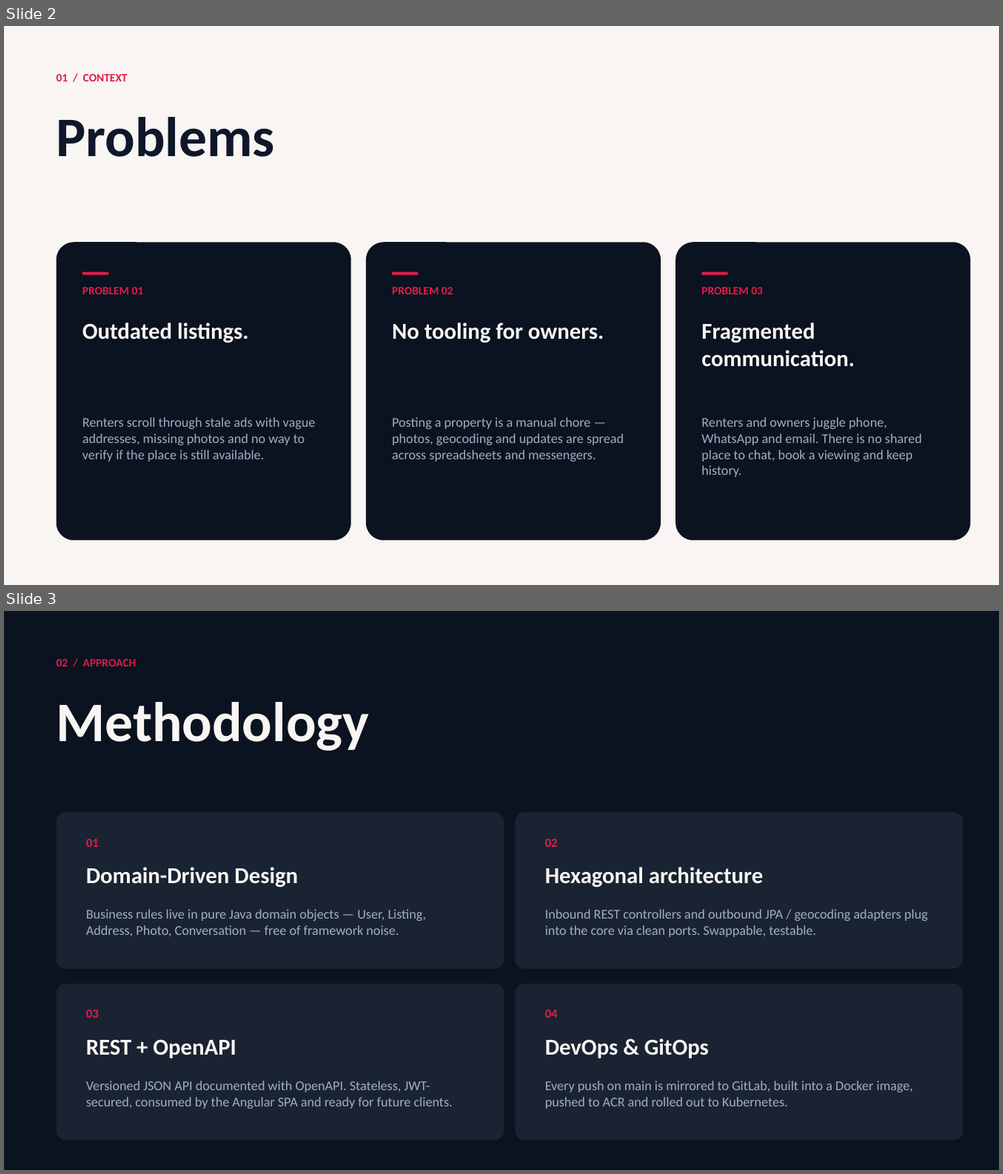
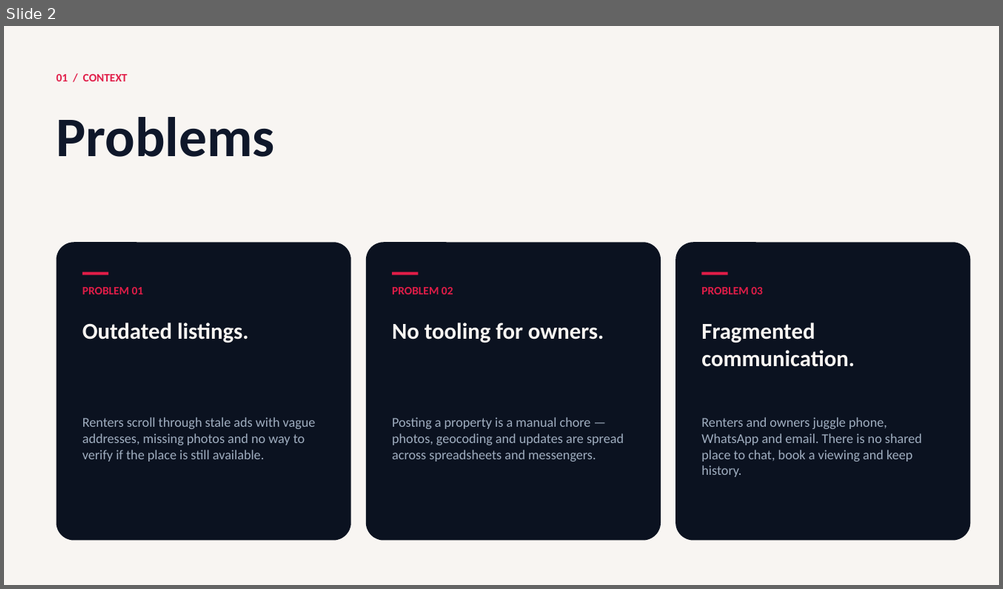
Before and after one commit to opoiasnik/FSA-BE, a slide deck: docs/presentation/FSA-Rental-Presentation.pptx. Shown one above the other, each under a label of ours: slides 2 and 3 before the commit, slide 2 after it. The pictures are 1003x1174 and 1003x589 pixels, drawn with LibreOffice and Linux fonts; fonts in the diff are those of the drawing. Boxes give left, top, right and bottom in pixels: in the first picture for what was removed or moved away, otherwise in the second. Text is boxed around its words. In the diff, an @@ line names an element or a change of style, - is before the commit and + after.

```diff
--- a/docs/presentation/FSA-Rental-Presentation.pptx
+++ b/docs/presentation/FSA-Rental-Presentation.pptx
@@ slide 3 removed at (4, 611, 999, 1170), background #FFFFFF @@
@@ rectangle removed at (4, 611, 999, 1170) @@
@@ text removed at (57, 659, 136, 667) @@
-02 / APPROACH
@@ text removed at (57, 702, 370, 751) @@
-Methodology
@@ rounded rectangle removed at (57, 812, 504, 969) @@
@@ rounded rectangle removed at (515, 812, 963, 969) @@
@@ text removed at (86, 839, 99, 847) @@
-01
@@ text removed at (545, 839, 558, 847) @@
-02
@@ text removed at (86, 867, 298, 888) @@
-Domain-Driven Design
@@ text removed at (545, 867, 762, 888) @@
-Hexagonal architecture
@@ text removed at (86, 909, 427, 937) @@
-Business rules live in pure Java domain objects — User, Listing, Address, Photo, Conversation — free of framework noise.
@@ text removed at (545, 909, 928, 937) @@
-Inbound REST controllers and outbound JPA / geocoding adapters plug into the core via clean ports. Swappable, testable.
@@ rounded rectangle removed at (57, 984, 504, 1141) @@
@@ rounded rectangle removed at (515, 984, 963, 1141) @@
@@ text removed at (86, 1010, 99, 1018) @@
-03
@@ text removed at (545, 1010, 558, 1018) @@
-04
@@ text removed at (86, 1040, 236, 1059) @@
-REST + OpenAPI
@@ text removed at (545, 1039, 708, 1059) @@
-DevOps & GitOps
@@ text removed at (86, 1081, 452, 1109) @@
-Versioned JSON API documented with OpenAPI. Stateless, JWT-secured, consumed by the Angular SPA and ready for future clients.
@@ text removed at (545, 1081, 913, 1109) @@
-Every push on main is mirrored to GitLab, built into a Docker image, pushed to ACR and rolled out to Kubernetes.
```
Also in this commit, not shown: 6 slides changed, 3 slides added, 2 other slides removed, 11 other files.
